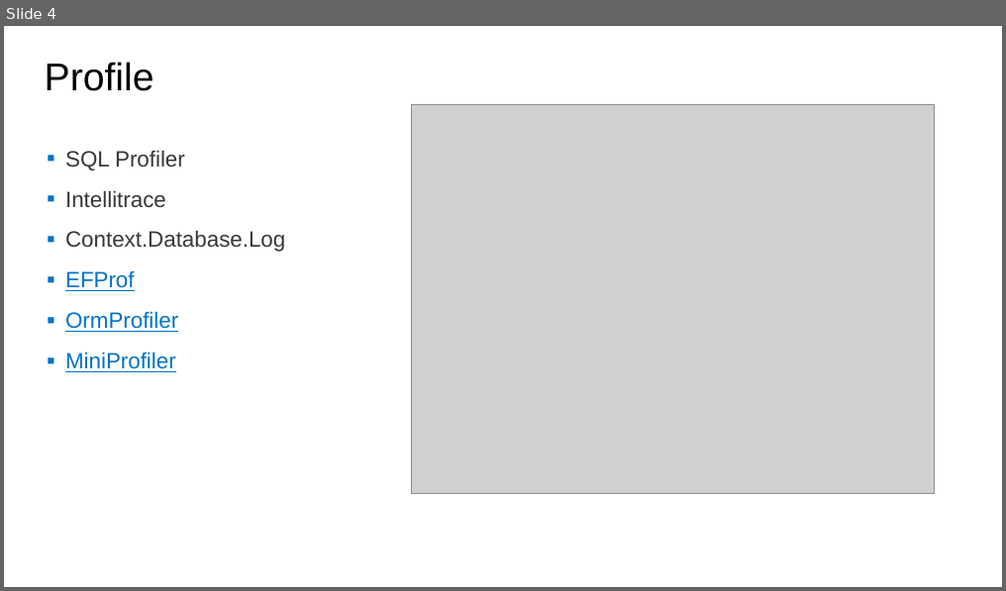
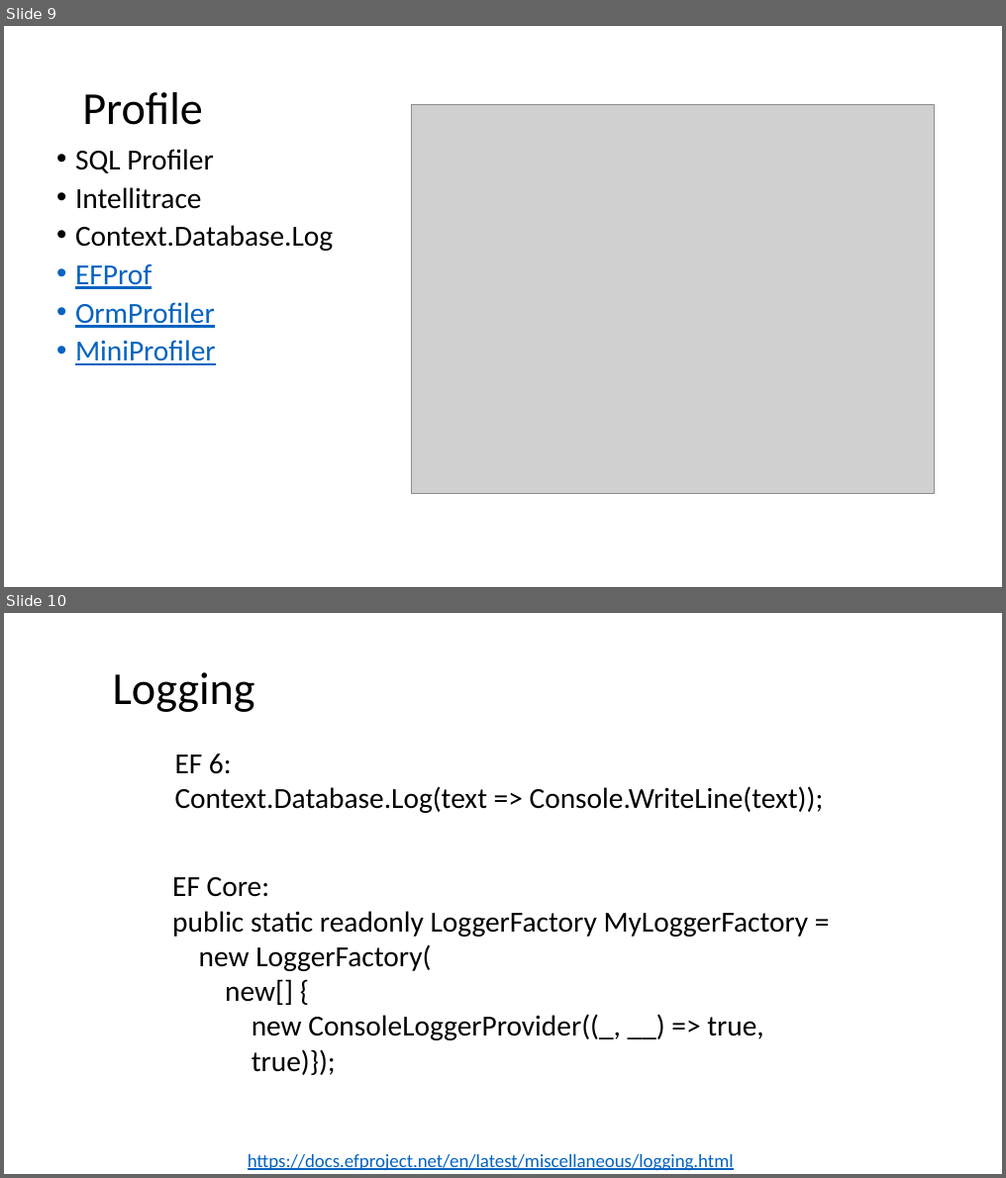
Before and after one commit to jwooley/RecipeWebApi, a slide deck: EFPerf.pptx. Shown one above the other, each under a label of ours: slide 4 before the commit, slides 9 and 10 after it. The pictures are 1006x591 and 1006x1178 pixels, drawn with LibreOffice and Linux fonts; fonts in the diff are those of the drawing; grey boxes stand for pictures. Boxes give left, top, right and bottom in pixels: in the first picture for what was removed or moved away, otherwise in the second. Text is boxed around its words. In the diff, an @@ line names an element or a change of style, - is before the commit and + after.

Commit message:
Adding EF Core parts to slide deck.

```diff
--- a/EFPerf.pptx
+++ b/EFPerf.pptx
@@ slide 10 added at [4,613,1002,1174], background #FFFFFF @@
@@ title added at [113,672,255,712], 33 pt, text #000000 @@
+Logging
@@ text added at [175,754,824,813], 21 pt, text #000000 @@
+EF 6:
+Context.Database.Log(text => Console.WriteLine(text));
@@ text added at [172,877,809,1075], 21 pt, text #000000 @@
+EF Core:
+public static readonly LoggerFactory MyLoggerFactory =
+new LoggerFactory(
+new[] {
+new ConsoleLoggerProvider((_, __) => true,
+true)});
@@ text added at [248,1155,734,1171], 13.5 pt, text #0563C1, underline @@
+https://docs.efproject.net/en/latest/miscellaneous/logging.html
@@ what was slide 4 is now slide 9 @@
@@ slide 9 changed as well @@
@@ title "Profile": place and size @@
-title "Profile" at [45,62,154,91]
+title "Profile" at [82,92,202,125]
@@ title "Profile" at [82,92,202,125]: size 28 to 33 pt, font Arial to Calibri; vertical alignment top to middle @@
@@ text "SQL Profiler" at [75,149,333,366]: size 16 to 21 pt, font Arial to Calibri; text colour #373737 to #000000 in "SQL Profiler", "Intellitrace", "Context.Database.Log"; text colour #0072C8 to #0563C1 in "EFProf", "OrmProfiler", "MiniProfiler"; bullet ▪ to •; line spacing 0.9 to 0.8; less space between paragraphs @@
```
Also in this commit, not shown: 13 other slides changed, 5 other slides added, 1 slide removed.
